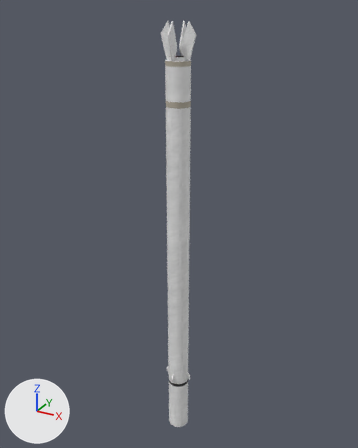
An edit to the Blender file Assets/zFinished/RF-Other/Strela-2.blend, drawn before and after from the same camera.
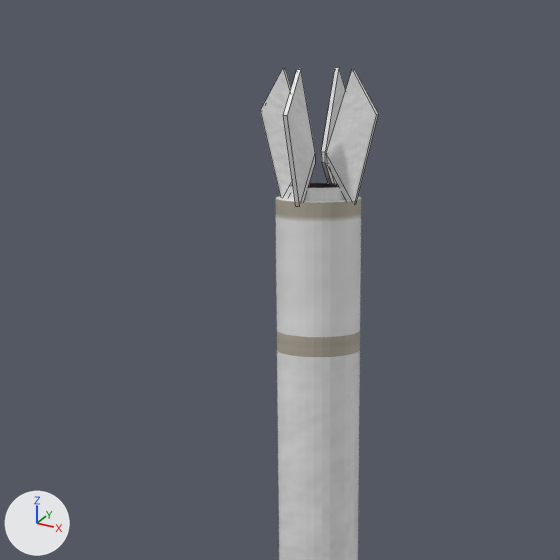
The first picture shows the older version from a 50 mm lens placed at (0.678, -1.229, 0.776), pointed at (-0.019, 0.039, 0.142). The close-ups show both versions on the part from 23% to 70% of the width and 0% to 38% of the height of that picture; other places that the commit changed are outside them. Every picture has the same lights, and +X, +Y and +Z are marked at lower left. Both versions are drawn at frame 10 of the action 'Strela-2.002Action'; the numbers are the values there. The close-ups show mesh edges as thin lines.

The first close-up shows 'Strela-2', 'Strela-2.001', 'Strela-2.002', 'Strela-2.003', 'Strela-2.004'.
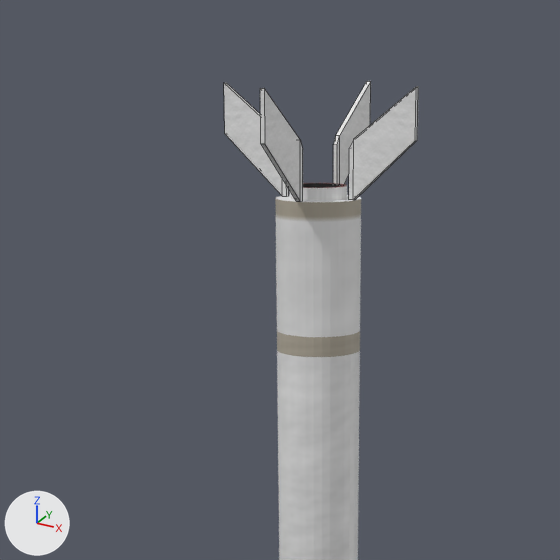
Boxes (x1, y1, x2, y2) around the edits, measured in the close-ups (560 x 560 px):
'Strela-2.004', moved, turned: before (326, 69, 378, 200); after (349, 86, 418, 200)
'Strela-2.003', moved, turned: before (260, 68, 293, 197); after (224, 83, 289, 196)
'Strela-2.001', moved, turned: before (283, 69, 315, 202); after (260, 88, 303, 201)
'Strela-2.002', moved, turned: before (321, 67, 345, 183); after (333, 81, 371, 184)

The change, as a diff of the scene's bpy script:
```diff
--- a/Assets/zFinished/RF-Other/Strela-2.blend.py
+++ b/Assets/zFinished/RF-Other/Strela-2.blend.py
@@ ob_strela_2_001 @@
 ob_strela_2_001 = bpy.data.objects.new('Strela-2.001', me_cylinder_000)
-ob_strela_2_001.location = (0.0, -0.031, 0.688)
-ob_strela_2_001.rotation_euler = (-0.589, 0.0, 0.0)  # degrees (-34, 0, 0)
+ob_strela_2_001.location = (0.0, -0.058, 0.686)
 ob_strela_2_001.scale = (0.0351, 0.0351, 0.0351)
@@ ob_strela_2_002 @@
 ob_strela_2_002 = bpy.data.objects.new('Strela-2.002', me_cylinder_001)
-ob_strela_2_002.location = (0.0, 0.031, 0.688)
-ob_strela_2_002.rotation_euler = (0.589, 0.0, 0.0)  # degrees (34, 0, 0)
+ob_strela_2_002.location = (0.0, 0.058, 0.686)
 ob_strela_2_002.scale = (0.0351, 0.0351, 0.0351)
@@ ob_strela_2_003 @@
 ob_strela_2_003 = bpy.data.objects.new('Strela-2.003', me_cylinder_002)
-ob_strela_2_003.location = (-0.031, 0.0, 0.688)
-ob_strela_2_003.rotation_euler = (0.0, 0.589, 0.0)  # degrees (0, 34, 0)
+ob_strela_2_003.location = (-0.058, 0.0, 0.686)
 ob_strela_2_003.scale = (0.0351, 0.0351, 0.0351)
@@ ob_strela_2_004 @@
 ob_strela_2_004 = bpy.data.objects.new('Strela-2.004', me_cylinder_004)
-ob_strela_2_004.location = (0.031, 0.0, 0.688)
-ob_strela_2_004.rotation_euler = (0.0, -0.589, 0.0)  # degrees (0, -34, 0)
+ob_strela_2_004.location = (0.058, 0.0, 0.686)
 ob_strela_2_004.scale = (0.0351, 0.0351, 0.0351)
```
